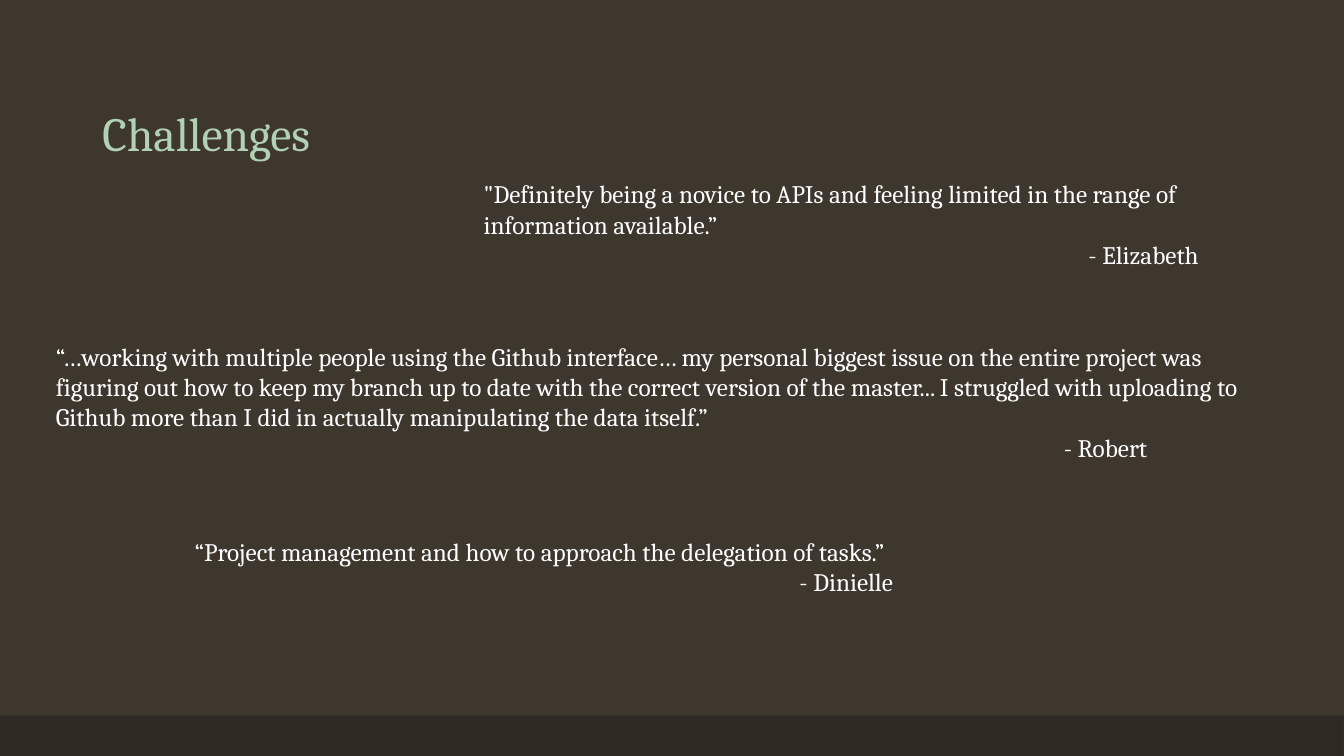
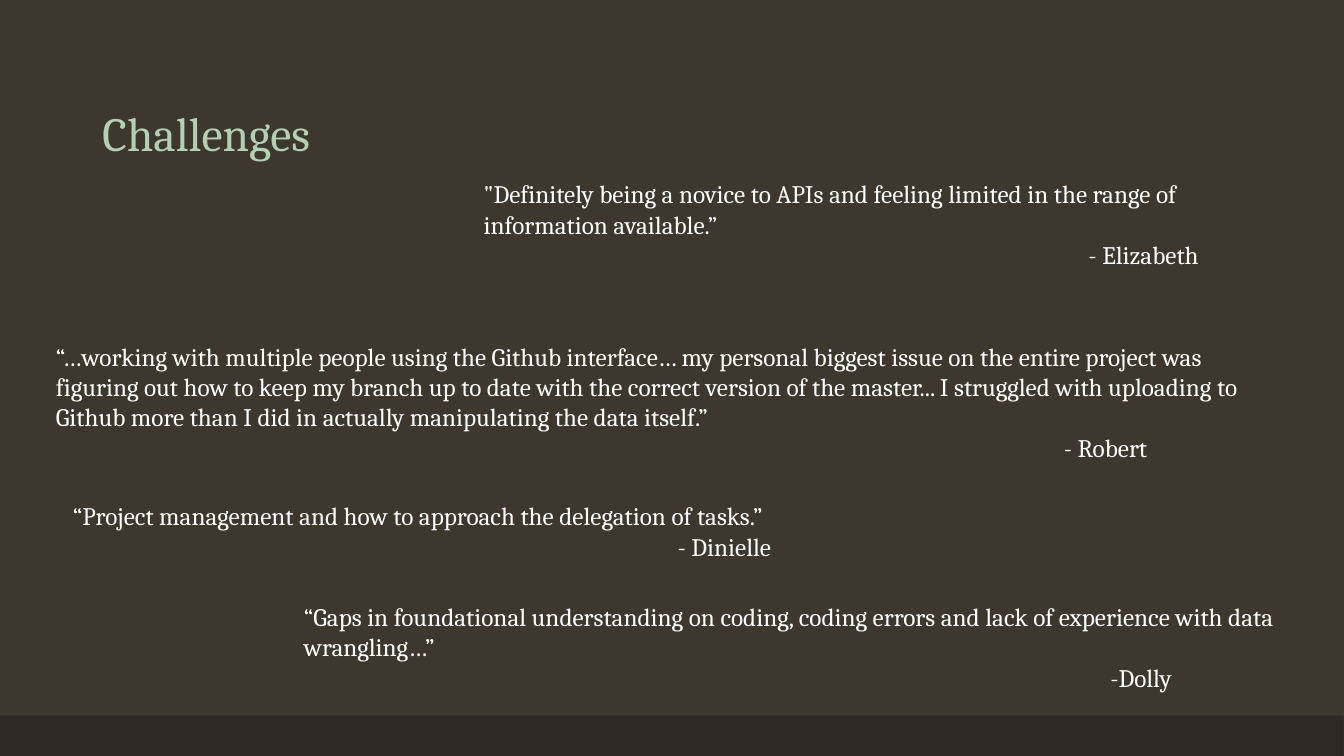
Before and after one commit to elizabethjaye/Project1-Repository, a slide deck: slide 11 of Housing in Orange County, FL.pptx. Drawn at 1344x756 pixels with LibreOffice and Linux fonts; fonts in the diff are those of the drawing. Boxes give left, top, right and bottom in pixels: in the first picture for what was removed or moved away, otherwise in the second. Text is boxed around its words. In the diff, an @@ line names an element or a change of style, - is before the commit and + after.

```diff
--- a/Housing in Orange County, FL.pptx
+++ b/Housing in Orange County, FL.pptx
@@ text "“Project management and how to ...": place and size @@
-text "“Project management and how to ..." at box(195, 543, 893, 591)
+text "“Project management and how to ..." at box(73, 507, 771, 556)
@@ text added at box(304, 608, 1273, 693), 18 pt, text #FFFFFF @@
+“Gaps in foundational understanding on coding, coding errors and lack of experience with data wrangling…”
+-Dolly
```
Also in this commit, not shown: 1 other file.
